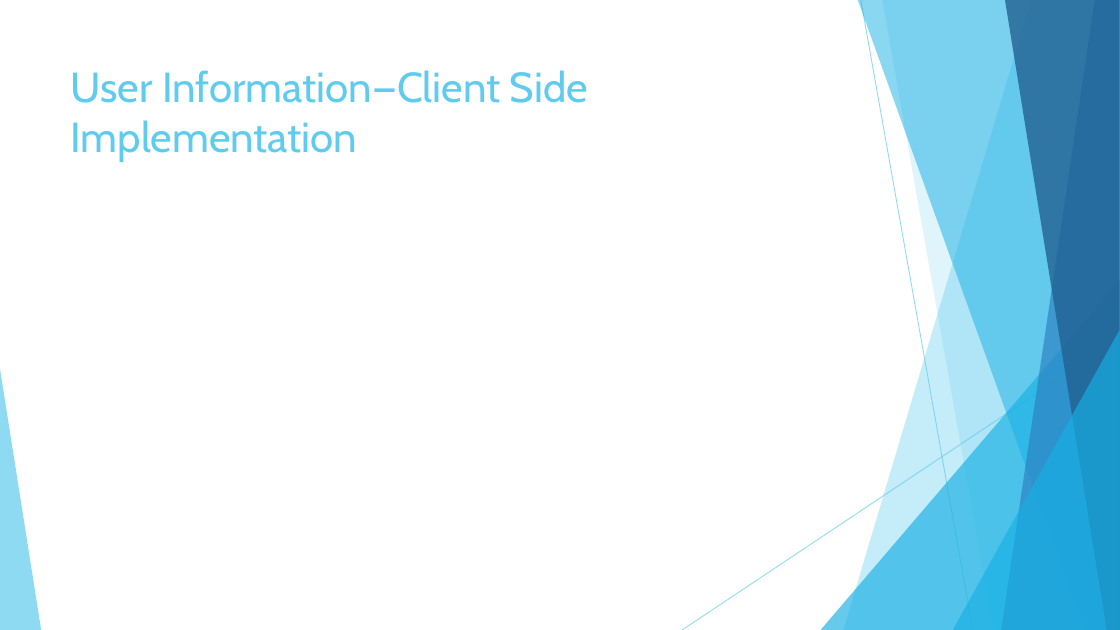
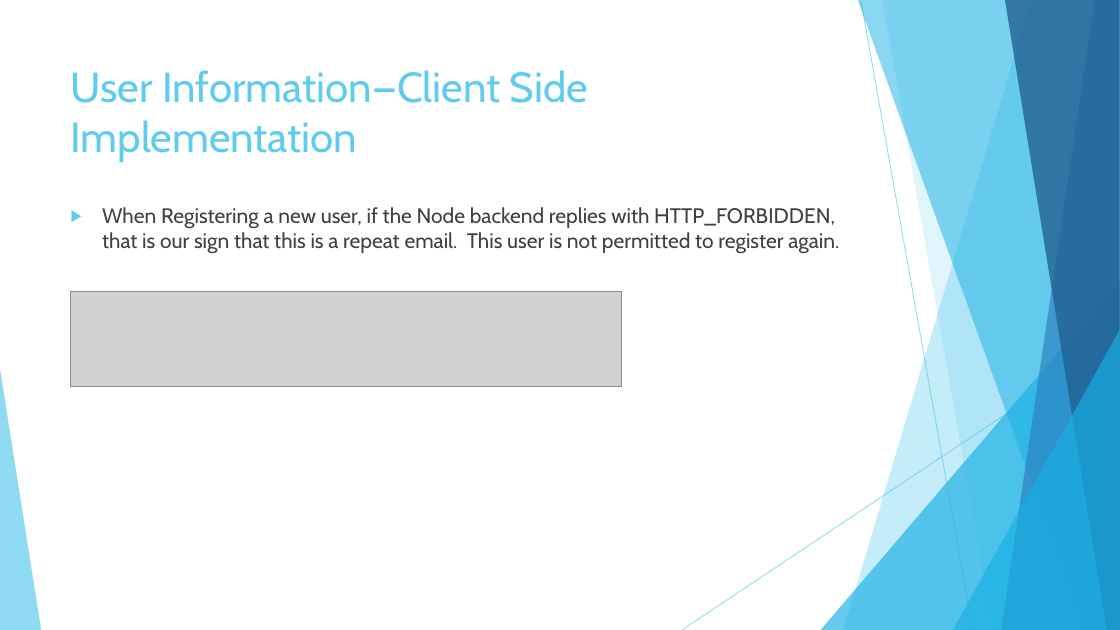
Before and after one commit to garciaac01/acs560_course_project, a slide deck: slide 33 of My EZ Shopper.pptx (slide 30 before the commit). Drawn at 1120x630 pixels with LibreOffice and Linux fonts; fonts in the diff are those of the drawing; grey boxes stand for pictures. Boxes give left, top, right and bottom in pixels: in the first picture for what was removed or moved away, otherwise in the second. Text is boxed around its words. In the diff, an @@ line names an element or a change of style, - is before the commit and + after.

```diff
--- a/My EZ Shopper.pptx
+++ b/My EZ Shopper.pptx
@@ text added at (x1=102, y1=207, x2=839, y2=254), 18 pt, text #404040 @@
+▶ When Registering a new user, if the Node backend replies with HTTP_FORBIDDEN, that is our sign that this is a repeat email. This user is not permitted to register again.
@@ picture added at (x1=70, y1=292, x2=621, y2=386) @@
```
Also in this commit, not shown: 10 other slides changed, 3 slides added.
